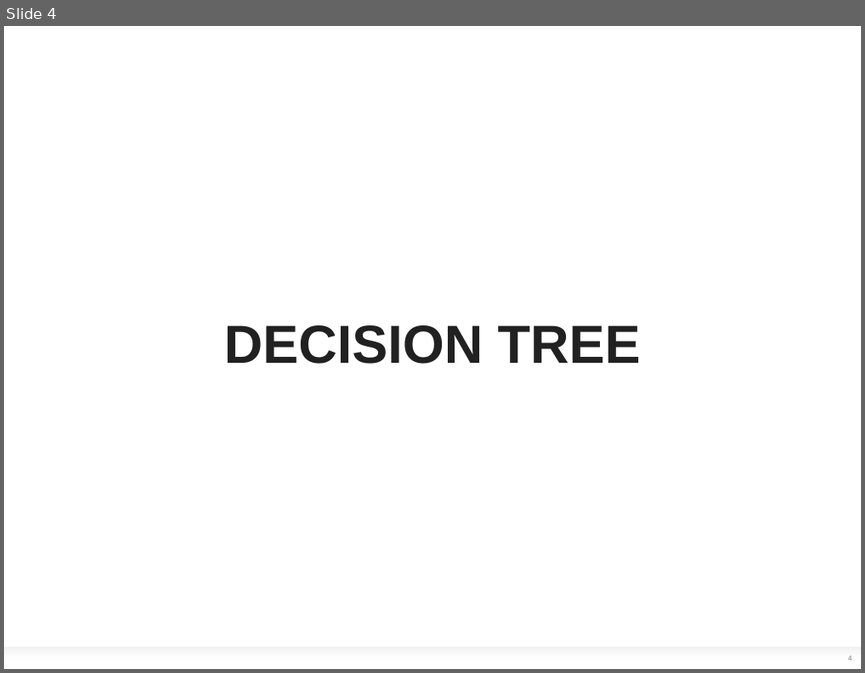
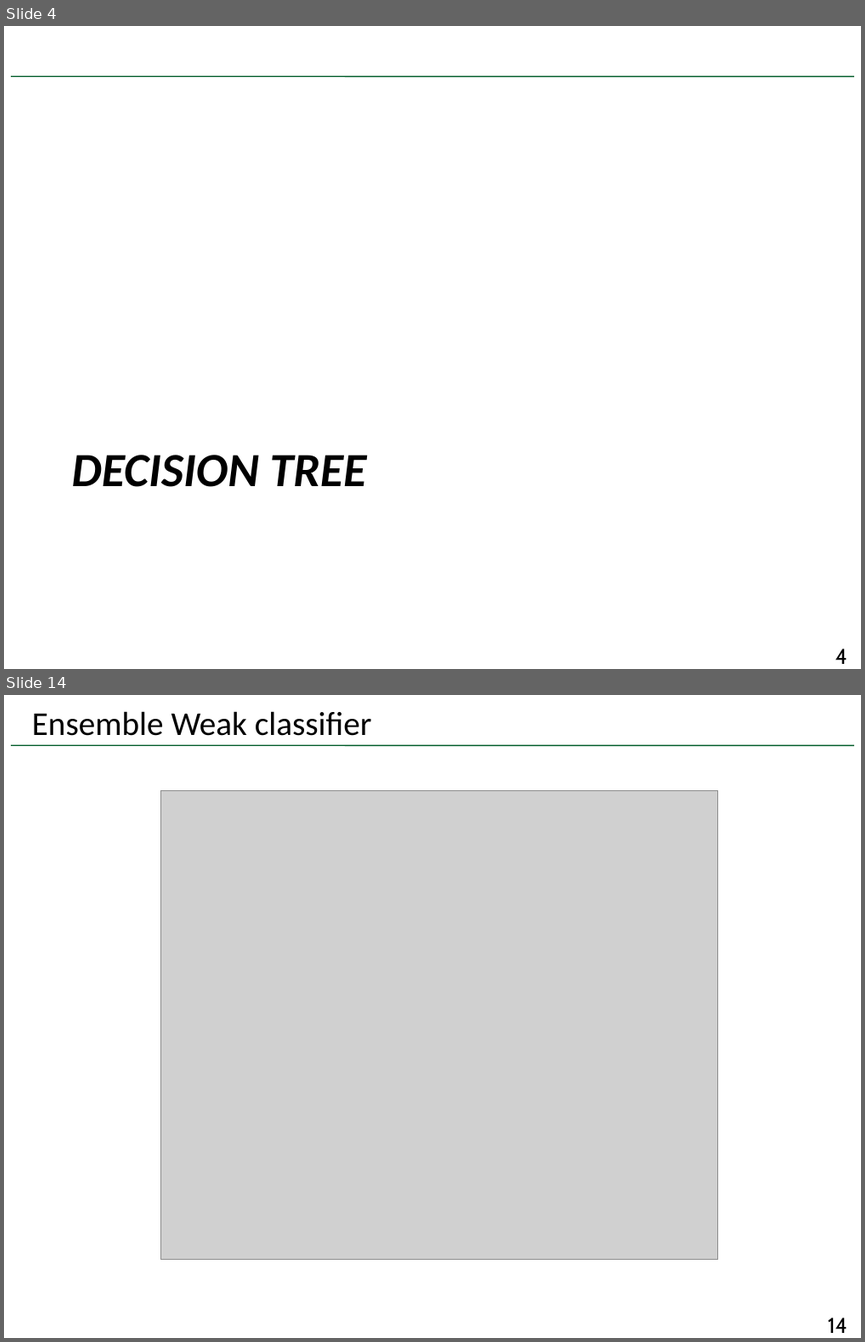
Before and after one commit to benyangyang2/ml_lecture, a slide deck: Lecture 3.pptx. Shown one above the other, each under a label of ours: slide 4 before the commit, slides 4 and 14 after it; the slides between them are not shown. The pictures are 865x673 and 865x1342 pixels, drawn with LibreOffice and Linux fonts; fonts in the diff are those of the drawing; grey boxes stand for pictures; background and template pictures are left out. Boxes give left, top, right and bottom in pixels: in the first picture for what was removed or moved away, otherwise in the second. Text is boxed around its words. In the diff, an @@ line names an element or a change of style, - is before the commit and + after.

```diff
--- a/Lecture 3.pptx
+++ b/Lecture 3.pptx
@@ slide 14 added at <box>4,695,861,1338</box>, background #FFFFFF; not listed: 1 template element that a slide beside it also shows @@
@@ title added at <box>32,711,372,736</box>, 28 pt, text #000000 @@
+Ensemble Weak classifier
@@ picture added at <box>160,790,718,1259</box> @@
@@ page number added at <box>828,1317,847,1333</box>, 18 pt, text #000000 @@
+14
@@ slide 4 changed as well @@
@@ line added from (11, 76) to (854, 76), #005C2A 1 pt @@
@@ title "DECISION TREE": place and size @@
-title "DECISION TREE" at <box>224,325,641,363</box>
+title "DECISION TREE" at <box>72,454,367,487</box>
@@ title "DECISION TREE" at <box>72,454,367,487</box>: size 45 to 40 pt, font Arial to Calibri, text colour #212121 to #000000, italic on; alignment centre to left @@
@@ rectangle removed at <box>4,647,861,669</box> @@
@@ page number: place and size @@
-page number at <box>848,655,852,660</box>
+page number at <box>835,648,847,664</box>
@@ page number at <box>835,648,847,664</box>: size 6 to 18 pt, font Arial to Cabin, text colour #808080 to #000000; alignment centre to right; more space between paragraphs @@
```
Also in this commit, not shown: 8 other slides changed, 26 other slides added, 1 slide removed, 2 other files.
